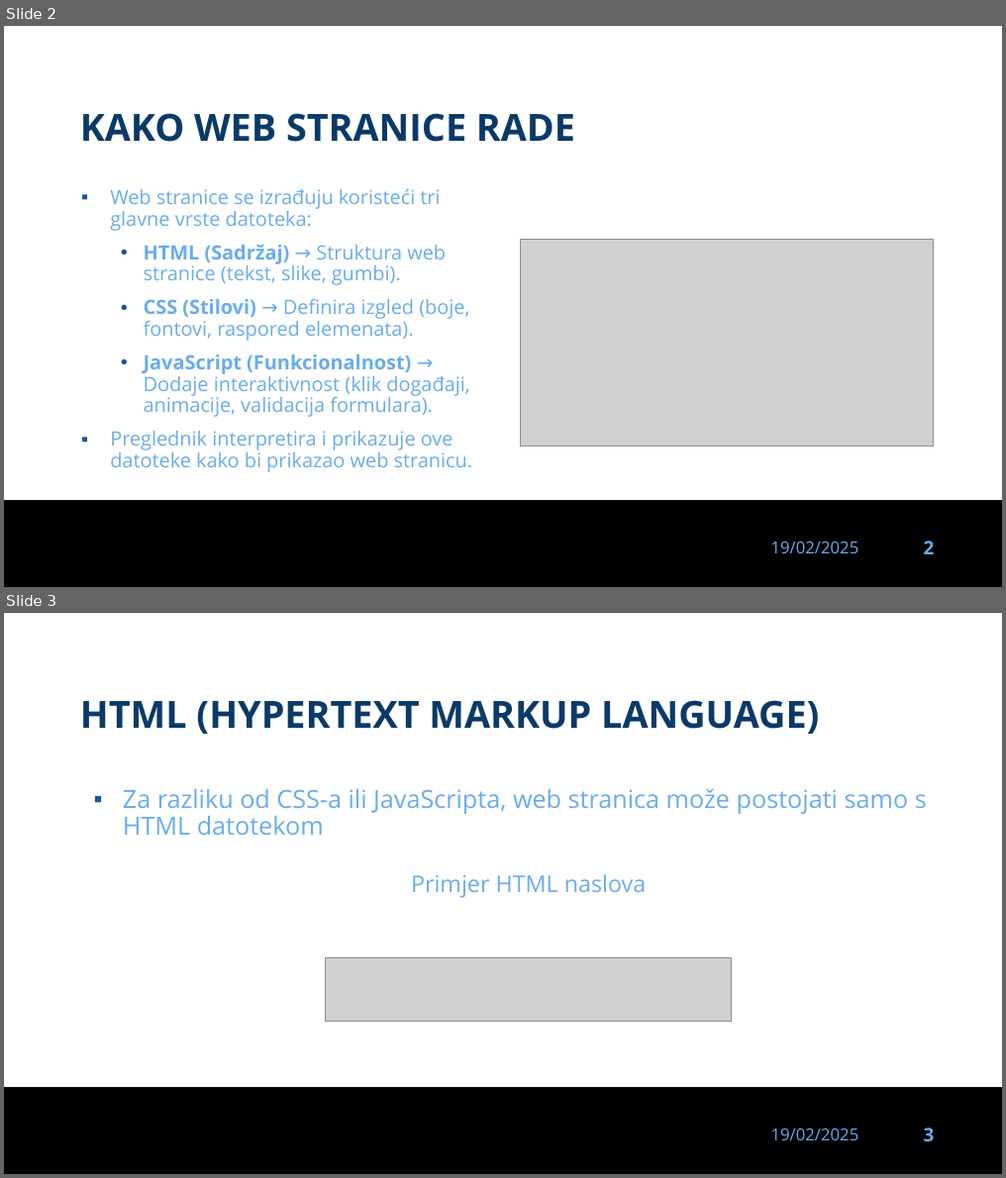
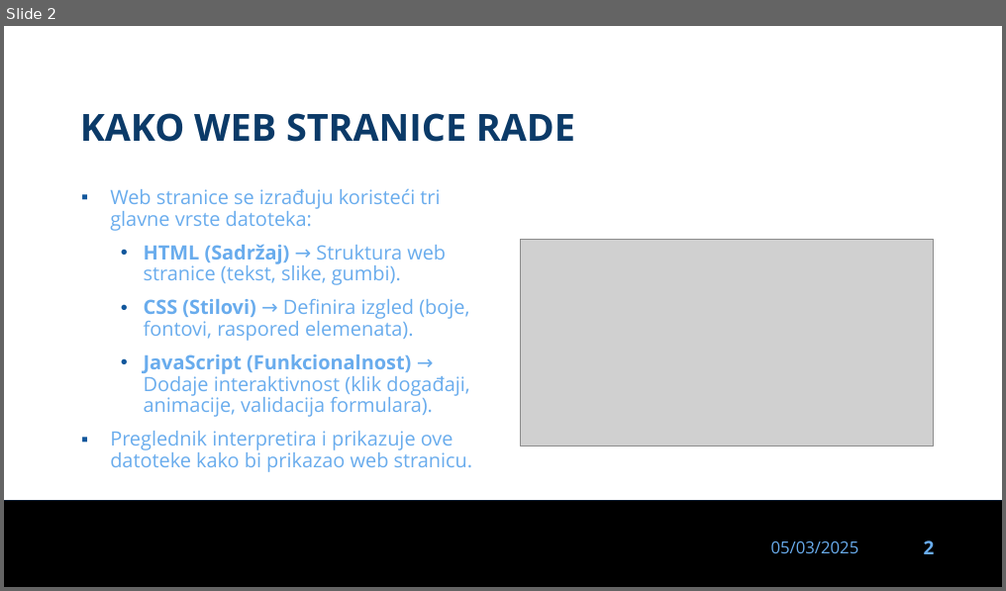
Before and after one commit to dinoDuvnjak/CTK, a slide deck: Bootcamp/html-uvod/html-uvod.pptx. Shown one above the other, each under a label of ours: slides 2 and 3 before the commit, slide 2 after it. The pictures are 1006x1178 and 1006x591 pixels, drawn with LibreOffice and Linux fonts; fonts in the diff are those of the drawing; grey boxes stand for pictures; background and template pictures are left out. Boxes give left, top, right and bottom in pixels: in the first picture for what was removed or moved away, otherwise in the second. Text is boxed around its words. In the diff, an @@ line names an element or a change of style, - is before the commit and + after.

Commit message:
shift4it html draft 1

```diff
--- a/Bootcamp/html-uvod/html-uvod.pptx
+++ b/Bootcamp/html-uvod/html-uvod.pptx
@@ slide 3 removed at (4,613,1002,1174), background #FFFFFF; not listed: 3 template elements that a slide beside it also shows @@
@@ title removed at (80,700,819,734) @@
-HTML (HYPERTEXT MARKUP LANGUAGE)
@@ text removed at (123,788,927,835) @@
-▪ Za razliku od CSS-a ili JavaScripta, web stranica može postojati samo s HTML datotekom
@@ text removed at (411,874,646,898) @@
-Primjer HTML naslova
@@ picture removed at (325,959,731,1022) @@
@@ slide 2 changed as well @@
@@ text at (771,542,859,554): text changed @@
-19/02/2025
+05/03/2025
```
Also in this commit, not shown: 12 other slides changed, 14 slides added, 16 other slides removed, 16 other files.
